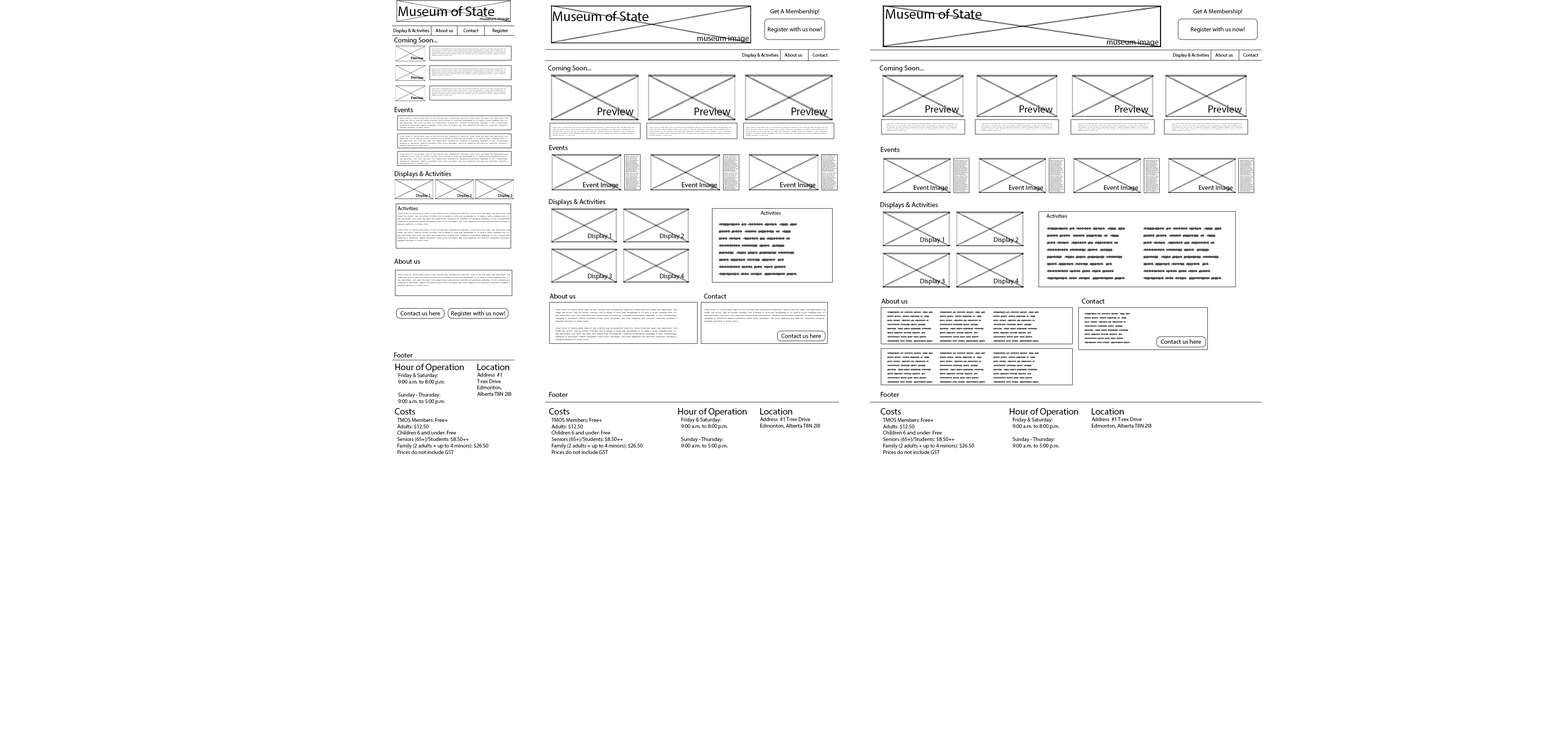
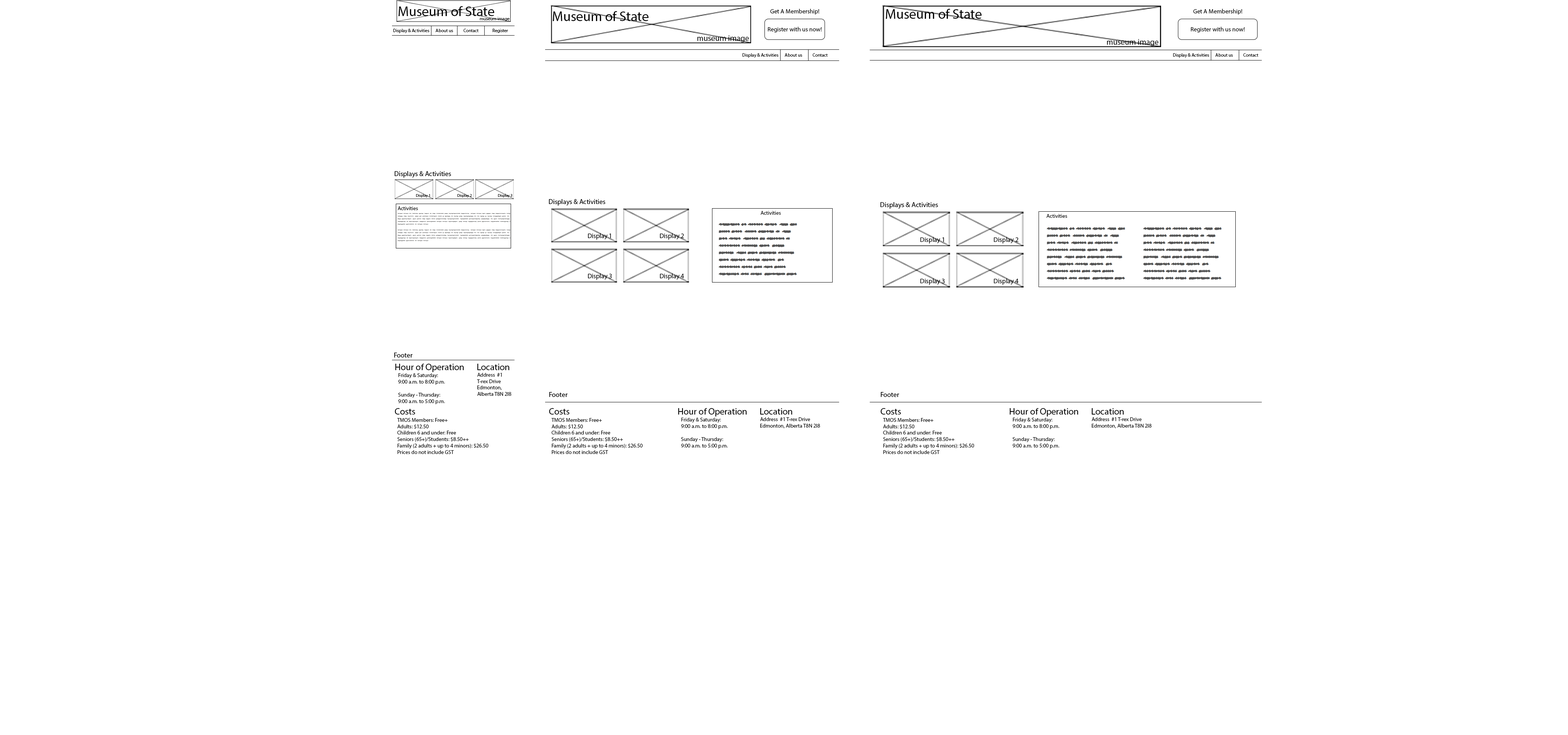
Before/after of a 1568 × 735 layered artwork. What changed in the layer stack:
removed layer "Rectangle 3 copy 3" from group "home-1024px" over [880, 348, 1073, 386]
removed layer "Rectangle 3 copy 2" (1st of 2, in "home-1024px") from group "home-1024px" over [1078, 307, 1208, 350]
removed layer "Rectangle 3 copy 2" (2nd of 2, in "home-1024px") from group "home-1024px" over [880, 307, 1073, 345]
removed layer "Rectangle 1 copy 10" from group "home-1024px" over [1165, 74, 1247, 117]
removed layer "Rectangle 1 copy 8" (9th of 11, in "home-1024px") from group "home-1024px" over [1071, 74, 1154, 117]
removed layer "Rectangle 1 copy 8" (10th of 11, in "home-1024px") from group "home-1024px" over [976, 74, 1058, 117]
removed layer "Rectangle 1 copy 8" (11th of 11, in "home-1024px") from group "home-1024px" over [882, 74, 964, 117]
removed layer "Rectangle 3 copy" from group "About us copy" over [700, 302, 828, 344]
removed layer "Rectangle 3" (1st of 2, in "home-768px" › "About us copy") from group "About us copy" over [549, 302, 698, 344]
removed layer "Rectangle 1 copy" (1st of 9, in "home-768px" › "Events" › "Event-item copy 2") from group "Event-item copy 2" over [748, 153, 819, 191]
removed layer "Rectangle 1 copy" (4th of 9, in "home-768px" › "Coming-soon copy" › "Coming-soon-item copy 4") from group "Coming-soon-item copy 4" over [744, 74, 833, 121]
removed layer "Rectangle 1 copy" (5th of 9, in "home-768px" › "Coming-soon copy" › "Coming-soon-item copy 3") from group "Coming-soon-item copy 3" over [648, 74, 736, 121]
removed layer "Rectangle 1 copy" (6th of 9, in "home-768px" › "Coming-soon copy" › "Coming-soon-item") from group "Coming-soon-item" over [550, 74, 639, 121]
removed layer "Rectangle 3" (2nd of 2, in "home-320px" › "About us") from group "About us" over [395, 269, 513, 296]
…and 103 more changes (103 removed)
